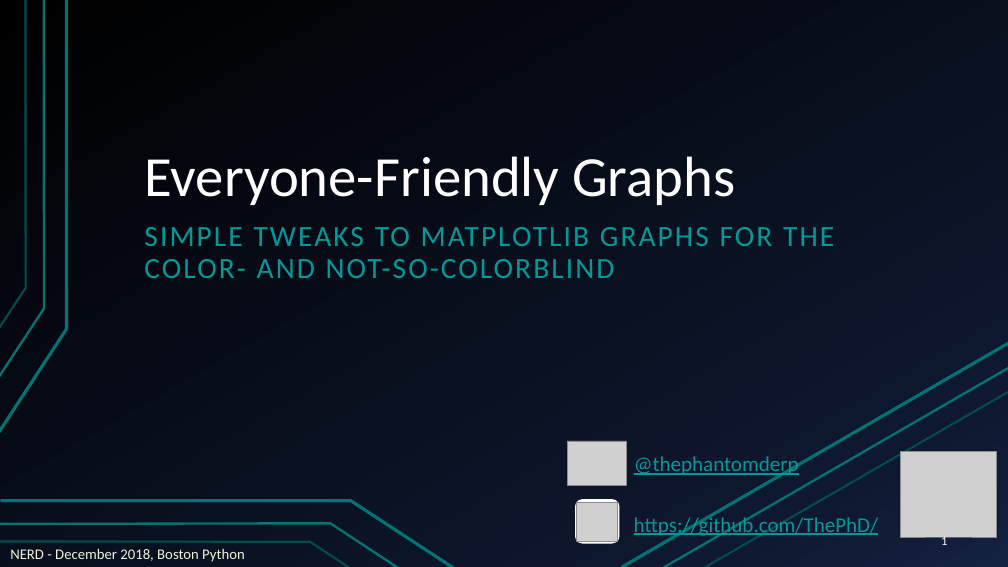
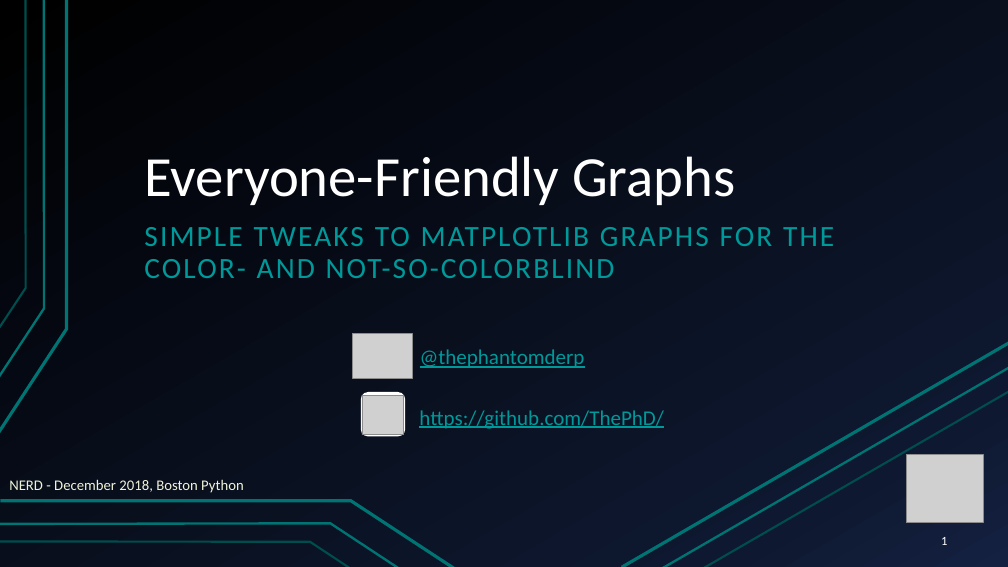
Before and after one commit to ThePhD/ThePhD.github.io, a slide deck: slide 1 of presentations/personal/Boston Python Meetup/2018/Everyone Friendly Graphs - ThePhD - 2018.pptx. Drawn at 1008x567 pixels with LibreOffice and Linux fonts; fonts in the diff are those of the drawing; grey boxes stand for pictures. Boxes give left, top, right and bottom in pixels: in the first picture for what was removed or moved away, otherwise in the second. Text is boxed around its words. In the diff, an @@ line names an element or a change of style, - is before the commit and + after.

Commit message:
update papers and presentations

```diff
--- a/presentations/personal/Boston Python Meetup/2018/Everyone Friendly Graphs - ThePhD - 2018.pptx
+++ b/presentations/personal/Boston Python Meetup/2018/Everyone Friendly Graphs - ThePhD - 2018.pptx
@@ 1 picture, 1 text, 1 rounded rectangle: place and size @@
-1 picture, 1 text, 1 rounded rectangle at (567, 441, 799, 544)
+1 picture, 1 text, 1 rounded rectangle at (352, 334, 585, 437)
@@ picture: place and size @@
-picture at (576, 503, 618, 542)
+picture at (362, 395, 404, 435)
@@ text "https://github.com/ThePhD/" rewrapped from (634, 514, 879, 538) to (419, 410, 664, 429) @@
@@ text "NERD - December 2018, Boston ...": place and size @@
-text "NERD - December 2018, Boston ..." at (10, 548, 245, 562)
+text "NERD - December 2018, Boston ..." at (9, 479, 244, 493)
@@ picture: place and size @@
-picture at (900, 451, 996, 537)
+picture at (907, 455, 983, 523)
```
Also in this commit, not shown: 1 other file.
